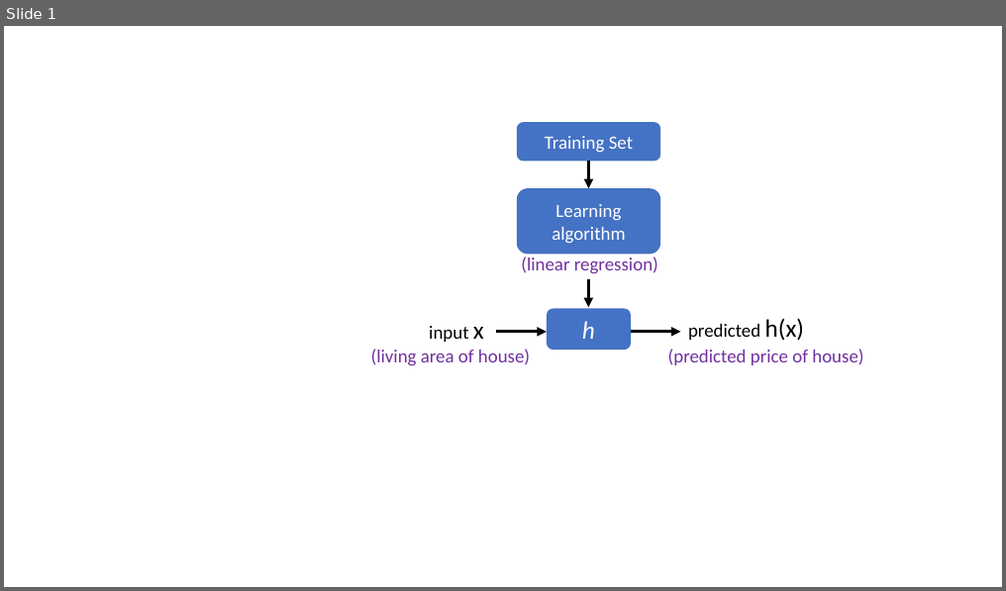
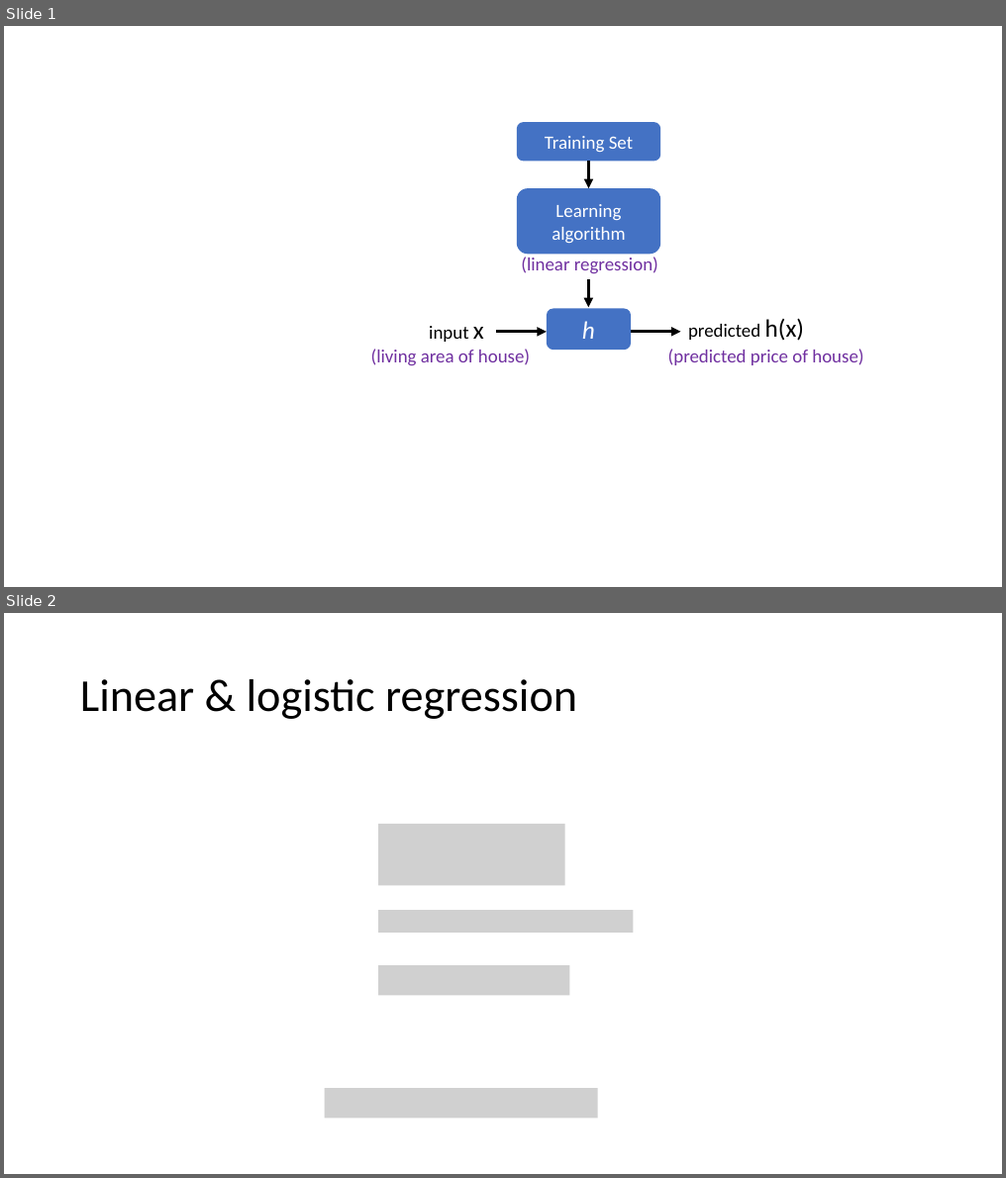
Before and after one commit to prasanth-ntu/prasanth-ntu.github.io, a slide deck: html/ML-Course/Intro-to-ML-with-Python/images/Image Creation.pptx. Shown one above the other, each under a label of ours: slide 1 before the commit, slides 1 and 2 after it. The pictures are 1006x591 and 1006x1178 pixels, drawn with LibreOffice and Linux fonts; fonts in the diff are those of the drawing; grey boxes stand for pictures. Boxes give left, top, right and bottom in pixels: in the first picture for what was removed or moved away, otherwise in the second. Text is boxed around its words. In the diff, an @@ line names an element or a change of style, - is before the commit and + after.

```diff
--- a/html/ML-Course/Intro-to-ML-with-Python/images/Image Creation.pptx
+++ b/html/ML-Course/Intro-to-ML-with-Python/images/Image Creation.pptx
@@ slide 2 added at [4,613,1002,1174], background #FFFFFF @@
@@ title added at [80,679,577,719], 44 pt, text #000000 @@
+Linear & logistic regression
@@ picture added at [378,824,564,886] @@
@@ picture added at [378,910,633,933] @@
@@ picture added at [378,965,570,995] @@
@@ picture added at [325,1088,598,1118] @@
```
Also in this commit, not shown: 1 slide removed, 4 other files.
